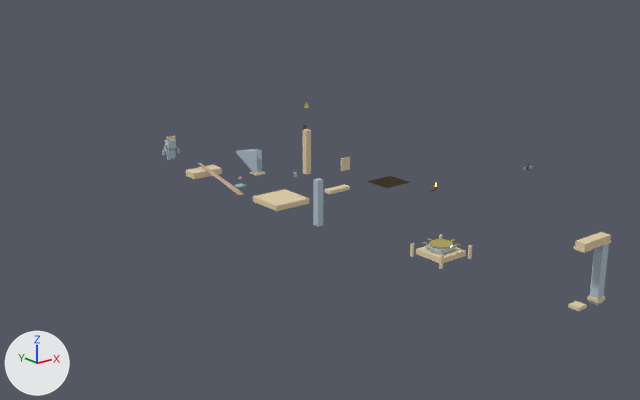
The Blender file Blender/TheLastShabti.blend as it was, and as the next commit left it.
Camera for both pictures: a 50 mm camera at (-27.3, -49.5, 14.6) aimed at (1.9, -13.0, 0.0). The lights are fixed; the arrows at lower left show +X, +Y and +Z. The older version comes first.

Names of what the first picture shows: 'ENV_Archway_PillarR', 'PROP_SunAltar', 'PROP_SunAltar_Tier2' and 19 more.
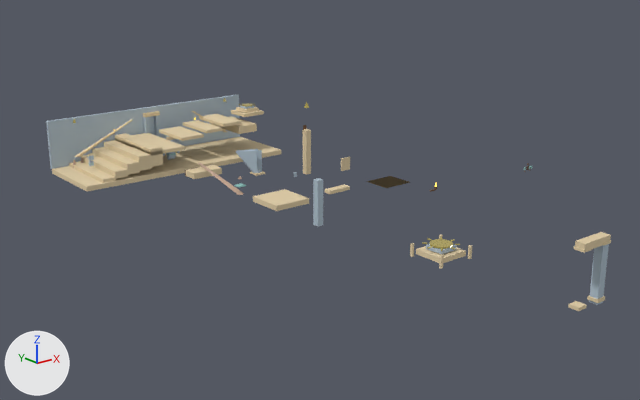
The change, as a list of edits to the scene's bpy script:
```text
Add me_cube_016:
    me_cube_016.from_pydata([(-5.64, 1.86, 0.65), (-2.26, 0.74, 2.75), (-5.64, 2.14, 0.65), (-2.26, 0.86, 2.75), (-5.36, 1.86, 0.65), (-2.14, 0.74, 2.75), (-5.36, 2.14, 0.65), (-2.14, 0.86, 2.75)], [], [(0, 1, 3, 2), (2, 3, 7, 6), (6, 7, 5, 4), (4, 5, 1, 0), (2, 6, 4, 0), (7, 3, 1, 5)])
    me_cube_016.materials.append(mat_mat_sandstone)  # beige #e2cea8
Add ob_lp_altartier2:
    ob_lp_altartier2 = bpy.data.objects.new('LP_AltarTier2', me_cube_023)  # a box spanning x 5.45..6.55, y -0.55..0.55, z 2.43..2.61; in mat_mat_sandstone (beige #e2cea8)
    ob_lp_altartier2.location = (0.0, 0.0, 0.0)
Add ob_lp_altarbase:
    ob_lp_altarbase = bpy.data.objects.new('LP_AltarBase', me_cube_022)  # a box spanning x 5.2..6.8, y -0.8..0.8, z 2.19..2.41; in mat_mat_sandstone (beige #e2cea8)
    ob_lp_altarbase.location = (0.0, 0.0, 0.0)
Add ob_lp_obelisk__5_5:
    ob_lp_obelisk__5_5 = bpy.data.objects.new('LP_Obelisk_-5.5', me_cube_016)
    ob_lp_obelisk__5_5.location = (0.0, 0.0, 0.0)
Add ob_lp_archlintel:
    ob_lp_archlintel = bpy.data.objects.new('LP_ArchLintel', me_cube_014)  # a box spanning x -0.55..0.55, y 2.24..2.56, z 2.44..2.68; in mat_mat_sandstone (beige #e2cea8)
    ob_lp_archlintel.location = (0.0, 0.0, 0.0)
Add ob_lp_archpillarr:
    ob_lp_archpillarr = bpy.data.objects.new('LP_ArchPillarR', me_cube_013)  # a box spanning x 0.26..0.54, y 2.26..2.54, z 0.6..2.5; in mat_mat_stoneblue (pale blue #b1c2ce)
    ob_lp_archpillarr.location = (0.0, 0.0, 0.0)
Add ob_lp_archpillarl:
    ob_lp_archpillarl = bpy.data.objects.new('LP_ArchPillarL', me_cube_012)  # a box spanning x -0.54..-0.26, y 2.26..2.54, z 0.6..2.5; in mat_mat_stoneblue (pale blue #b1c2ce)
    ob_lp_archpillarl.location = (0.0, 0.0, 0.0)
Add ob_lp_ramp:
    ob_lp_ramp = bpy.data.objects.new('LP_Ramp', me_cube_011)  # a box spanning x 4.3..5.7, y -1.5..1.5, z 1.3..1.8; in mat_mat_sandstone (beige #e2cea8)
    ob_lp_ramp.location = (0.0, 0.0, 0.0)
Add ob_lp_plat3:
    ob_lp_plat3 = bpy.data.objects.new('LP_Plat3', me_cube_010)  # a box spanning x 3.1..4.5, y -1.5..1.5, z 1.95..2.15; in mat_mat_sandstone (beige #e2cea8)
    ob_lp_plat3.location = (0.0, 0.0, 0.0)
Add ob_lp_plat2:
    ob_lp_plat2 = bpy.data.objects.new('LP_Plat2', me_cube_009)  # a box spanning x 1.8..3.0, y -1.5..1.5, z 1.7..1.9; in mat_mat_sandstone (beige #e2cea8)
    ob_lp_plat2.location = (0.0, 0.0, 0.0)
Add ob_lp_plat1:
    ob_lp_plat1 = bpy.data.objects.new('LP_Plat1', me_cube_008)  # a box spanning x 0.0..1.6, y -1.5..1.5, z 1.48..1.68; in mat_mat_sandstone (beige #e2cea8)
    ob_lp_plat1.location = (0.0, 0.0, 0.0)
Add ob_lp_landing:
    ob_lp_landing = bpy.data.objects.new('LP_Landing', me_cube_007)  # a box spanning x -2.7..-0.3, y -2.4..2.4, z 1.14..1.36; in mat_mat_sandstone (beige #e2cea8)
    ob_lp_landing.location = (0.0, 0.0, 0.0)
Add ob_lp_step4:
    ob_lp_step4 = bpy.data.objects.new('LP_Step4', me_cube_006)  # a box spanning x -2.7..-1.9, y -2.4..2.4, z 0.44..1.54; in mat_mat_sandstone (beige #e2cea8)
    ob_lp_step4.location = (0.0, 0.0, 0.0)
Add ob_lp_step3:
    ob_lp_step3 = bpy.data.objects.new('LP_Step3', me_cube_005)  # a box spanning x -3.5..-2.7, y -2.4..2.4, z 0.33..1.21; in mat_mat_sandstone (beige #e2cea8)
    ob_lp_step3.location = (0.0, 0.0, 0.0)
Add ob_lp_step2:
    ob_lp_step2 = bpy.data.objects.new('LP_Step2', me_cube_004)  # a box spanning x -4.3..-3.5, y -2.4..2.4, z 0.22..0.88; in mat_mat_sandstone (beige #e2cea8)
    ob_lp_step2.location = (0.0, 0.0, 0.0)
Add ob_lp_step1:
    ob_lp_step1 = bpy.data.objects.new('LP_Step1', me_cube_003)  # a box spanning x -5.1..-4.3, y -2.4..2.4, z 0.11..0.55; in mat_mat_sandstone (beige #e2cea8)
    ob_lp_step1.location = (0.0, 0.0, 0.0)
Add ob_lp_step0:
    ob_lp_step0 = bpy.data.objects.new('LP_Step0', me_cube_002)  # a box spanning x -5.9..-5.1, y -2.4..2.4, z 0.0..0.22; in mat_mat_sandstone (beige #e2cea8)
    ob_lp_step0.location = (0.0, 0.0, 0.0)
Add ob_lp_backwall:
    ob_lp_backwall = bpy.data.objects.new('LP_BackWall', me_cube_001)  # a box spanning x -7.0..7.0, y 2.5..2.7, z 0.0..3.0; in mat_mat_stoneblue (pale blue #b1c2ce)
    ob_lp_backwall.location = (0.0, 0.0, 0.0)
Add ob_lp_floor:
    ob_lp_floor = bpy.data.objects.new('LP_Floor', me_cube)  # a box spanning x -7.0..7.0, y -2.5..2.5, z -0.3..0.0; in mat_mat_sandstone (beige #e2cea8)
    ob_lp_floor.location = (0.0, 0.0, 0.0)
```

What differs and where, as boxes [x1, y1, x2, y2] in the pictures (640 x 400 px):
'LP_BackWall', added (pale blue): after [46, 95, 240, 169]
'LP_Floor', added (beige): after [52, 137, 281, 192]
'LP_Step3', added (beige): after [103, 140, 152, 171]
'LP_Step4', added (beige): after [115, 133, 163, 167]
'LP_Step2', added (beige): after [92, 147, 140, 175]
'LP_Landing', added (beige): after [115, 133, 185, 155]
'LP_Step1', added (beige): after [81, 154, 128, 179]
'LP_Step0', added (beige): after [69, 161, 116, 183]
'LP_Plat1', added (beige): after [159, 126, 204, 141]
'LP_Plat3', added: after [199, 114, 241, 127]
'LP_Ramp', added: after [215, 116, 257, 134]
'LP_Plat2', added: after [182, 120, 222, 133]
'LP_Obelisk_-5.5', added: after [74, 120, 132, 157]
'LP_AltarBase', added: after [231, 110, 264, 117]
'LP_ArchPillarR', added (mostly hidden): after [154, 115, 161, 137]
'LP_ArchPillarL', added: after [143, 117, 150, 133]
'LP_AltarTier2', added: after [236, 107, 259, 113]
'LP_ArchLintel', added: after [143, 111, 160, 117]
